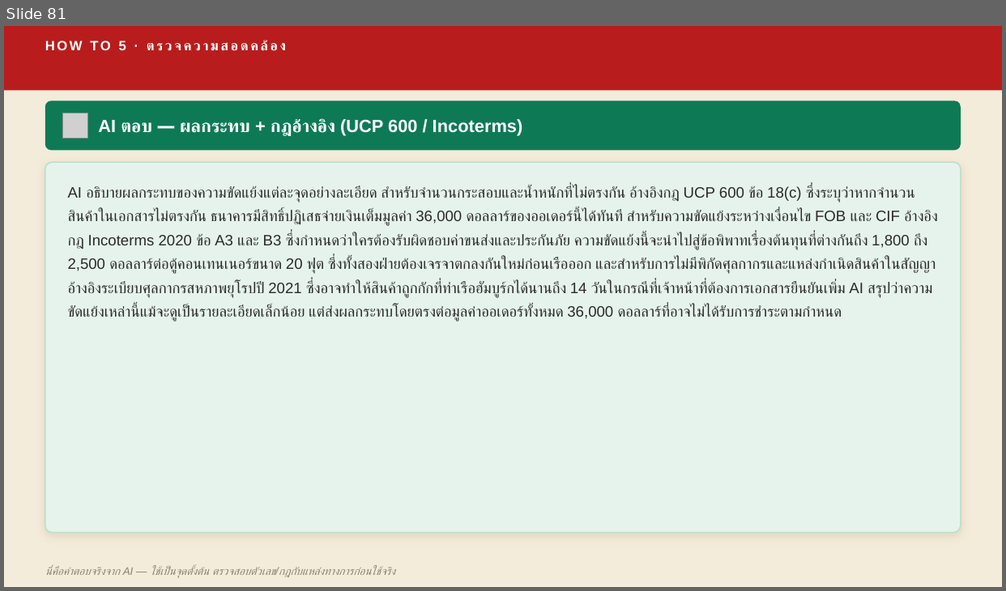
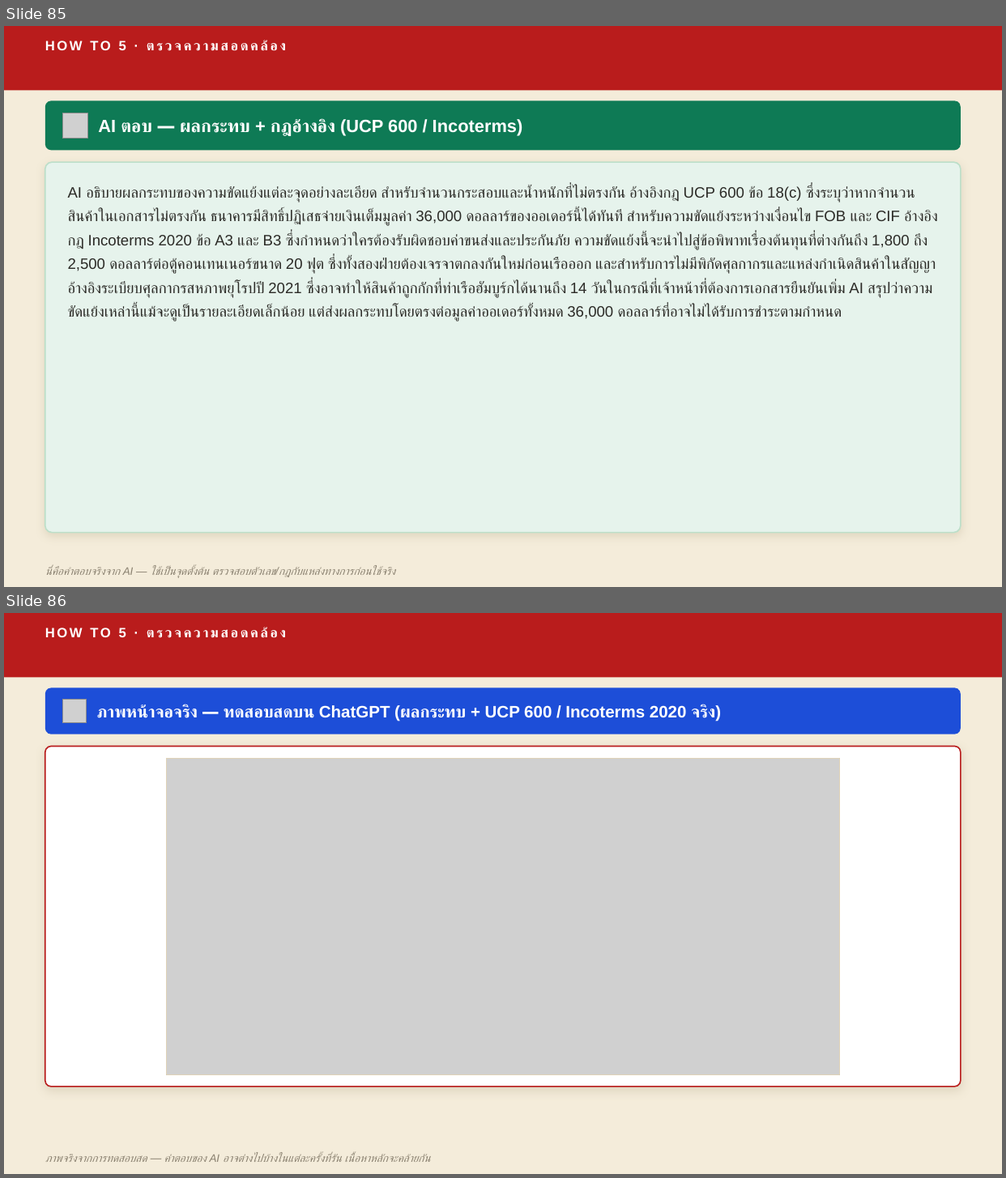
Before and after one commit to skunpoj/krungsri, a slide deck: deck/out3.pptx. Shown one above the other, each under a label of ours: slide 81 before the commit, slides 85 and 86 after it. The pictures are 1006x591 and 1006x1178 pixels, drawn with LibreOffice and Linux fonts; fonts in the diff are those of the drawing; grey boxes stand for pictures. Boxes give left, top, right and bottom in pixels: in the first picture for what was removed or moved away, otherwise in the second. Text is boxed around its words. In the diff, an @@ line names an element or a change of style, - is before the commit and + after.

```diff
--- a/deck/out3.pptx
+++ b/deck/out3.pptx
@@ slide 86 added at [4,613,1002,1174], background #F4ECDA @@
@@ rectangle added at [4,613,1002,677], fill #B91C1C @@
@@ text added at [119,628,126,637], 13 pt, text #FFFFFF, bold @@
+HOW TO 5 · ตรวจความสอดคล้อง
@@ rounded rectangle added at [45,688,961,735], fill #1D4ED8 @@
@@ picture added at [62,699,87,723] @@
@@ text added at [97,705,721,722], 16 pt, text #FFFFFF, bold @@
+ภาพหน้าจอจริง — ทดสอบสดบน ChatGPT (ผลกระทบ + UCP 600 / Incoterms 2020 จริง)
@@ rounded rectangle added at [45,747,961,1087], fill #FFFFFF, outline #B91C1C 1.25 pt @@
@@ picture added at [167,758,839,1075] @@
@@ rectangle added at [167,758,839,1075], outline #E0D3B8 0.75 pt @@
@@ text added at [45,1153,430,1162], 10.5 pt, text #8A8170, italic @@
+ภาพจริงจากการทดสอบสด — คำตอบของ AI อาจต่างไปบ้างในแต่ละครั้งที่รัน เนื้อหาหลักจะคล้ายกัน
@@ what was slide 81 is now slide 85 @@
```
Also in this commit, not shown: 10 other slides added, 12 other files.
